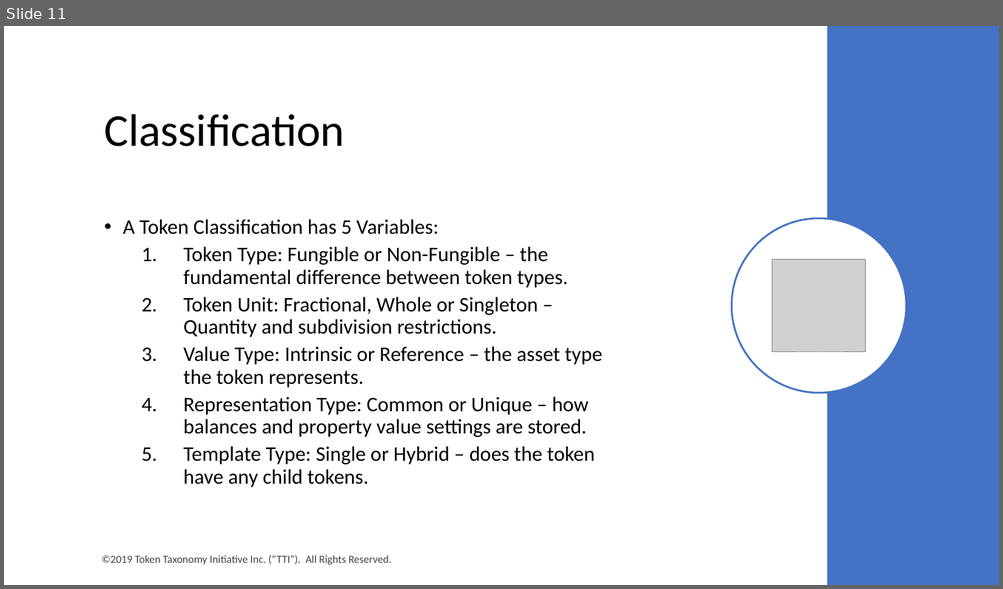
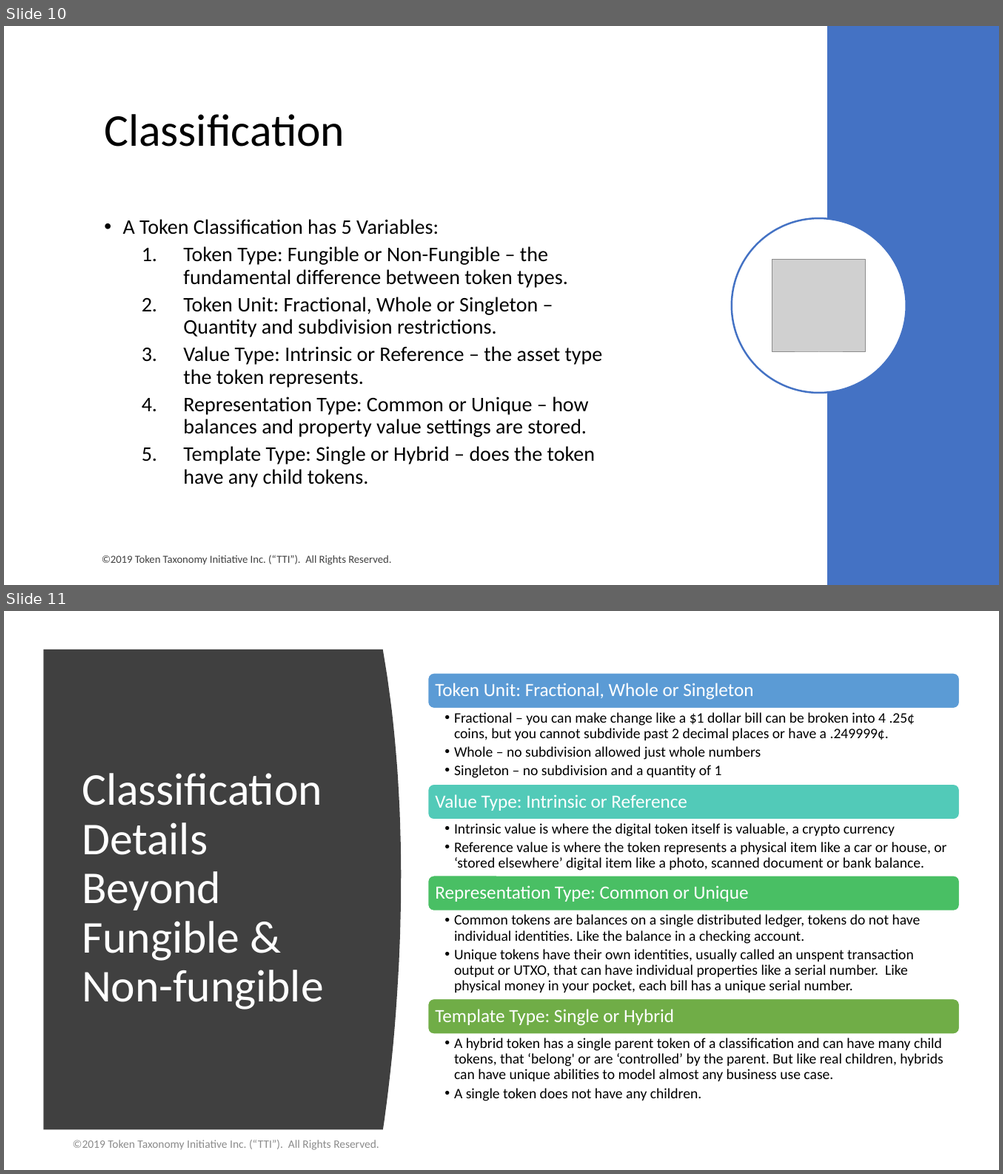
Before and after one commit to vipinsun/TokenTaxonomyFramework-pub, a slide deck: presentations/TTF-Presentation.pptx. Shown one above the other, each under a label of ours: slide 11 before the commit, slides 10 and 11 after it. The pictures are 1003x589 and 1003x1174 pixels, drawn with LibreOffice and Linux fonts; fonts in the diff are those of the drawing; grey boxes stand for pictures. Boxes give left, top, right and bottom in pixels: in the first picture for what was removed or moved away, otherwise in the second. Text is boxed around its words. In the diff, an @@ line names an element or a change of style, - is before the commit and + after.

Commit message:
Updates to classification

```diff
--- a/presentations/TTF-Presentation.pptx
+++ b/presentations/TTF-Presentation.pptx
@@ slide 11 added at [4, 611, 999, 1170], background #FFFFFF @@
@@ freeform shape added at [43, 649, 401, 1130], fill #404040 @@
@@ title added at [82, 773, 323, 1010], 44 pt, text #FFFFFF @@
+Classification Details Beyond Fungible & Non-fungible
@@ group added at [428, 673, 959, 1102]: 8 texts, 4 rounded rectangles @@
+Token Unit: Fractional, Whole or Singleton
+  • Fractional – you can make change like a $1 dollar bill can be broken into 4 .25¢ coins, but you cannot subdivide past 2 decimal places or have a .249999¢.
+  • Whole – no subdivision allowed just whole numbers
+  • Singleton – no subdivision and a quantity of 1
+Value Type: Intrinsic or Reference
+  • Intrinsic value is where the digital token itself is valuable, a crypto currency
+  • Reference value is where the token represents a physical item like a car or house, or ‘stored elsewhere’ digital item like a photo, scanned document or bank balance.
+Representation Type: Common or Unique
+  • Common tokens are balances on a single distributed ledger, tokens do not have individual identities. Like the balance in a checking account.
+  • Unique tokens have their own identities, usually called an unspent transaction output or UTXO, that can have individual properties like a serial number. Like physical money in your pocket, each bill has a unique serial number.
+Template Type: Single or Hybrid
+  • A hybrid token has a single parent token of a classification and can have many child tokens, that ‘belong' or are ‘controlled’ by the parent. But like real children, hybrids can have unique abilities to model almost any business use case.
+  • A single token does not have any children.
@@ text added at [73, 1140, 378, 1150], 11 pt, text #8C8C8C @@
+©2019 Token Taxonomy Initiative Inc. (“TTI”). All Rights Reserved.
@@ what was slide 11 is now slide 10 @@
```
Also in this commit, not shown: 1 slide removed, 1 other file.
